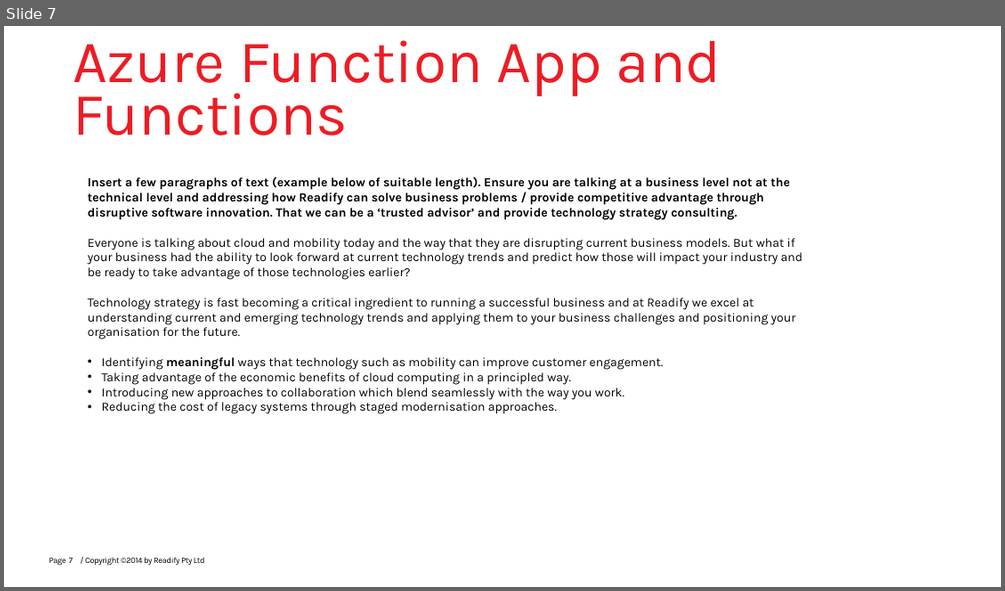
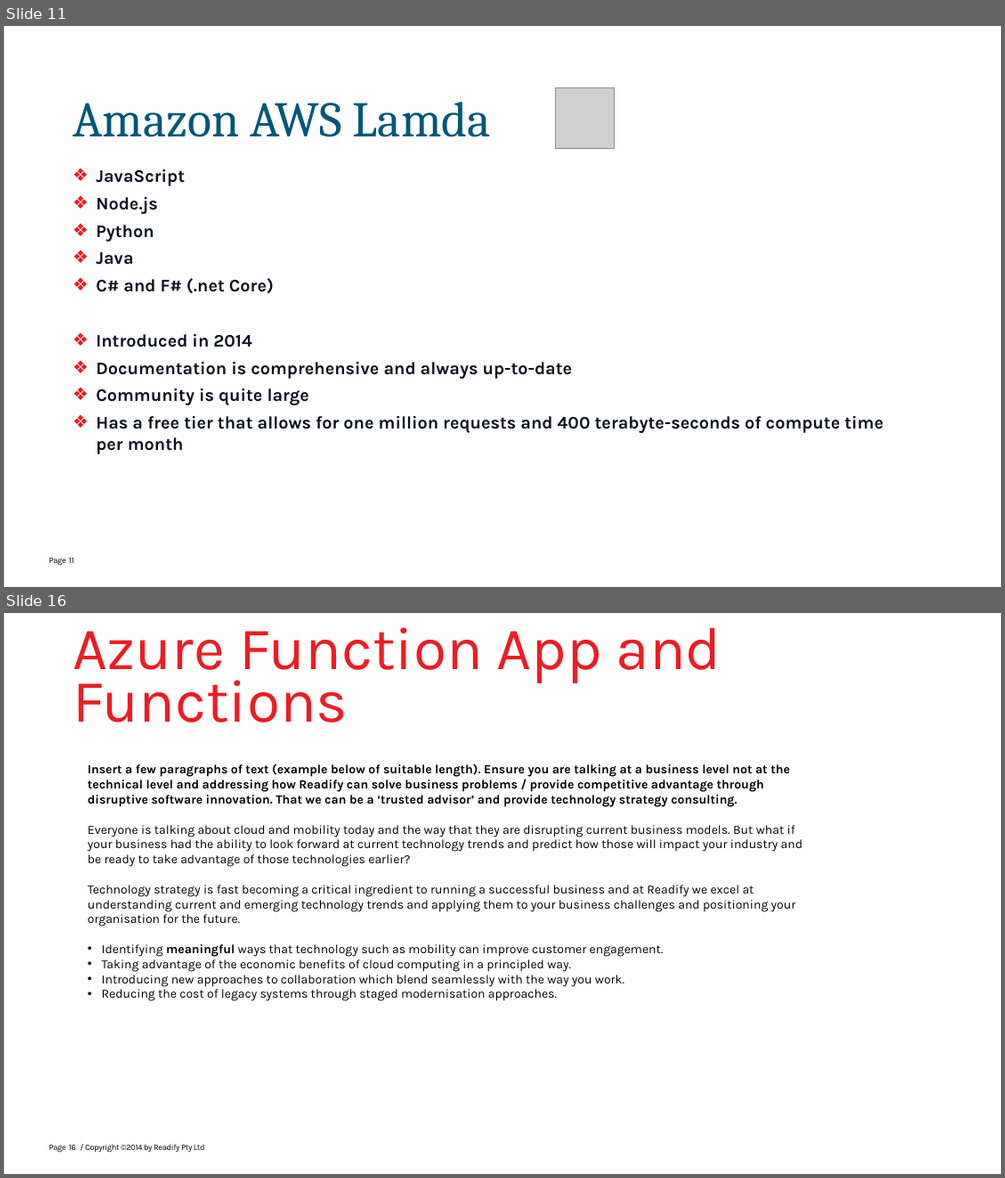
Before and after one commit to mehdikhaleghian/StudyNotes, a slide deck: Azure Functions.pptx. Shown one above the other, each under a label of ours: slide 7 before the commit, slides 11 and 16 after it; the slides between them are not shown. The pictures are 1005x591 and 1005x1178 pixels, drawn with LibreOffice and Linux fonts; fonts in the diff are those of the drawing; grey boxes stand for pictures; background and template pictures are left out. Boxes give left, top, right and bottom in pixels: in the first picture for what was removed or moved away, otherwise in the second. Text is boxed around its words. In the diff, an @@ line names an element or a change of style, - is before the commit and + after.

```diff
--- a/Azure Functions.pptx
+++ b/Azure Functions.pptx
@@ slide 11 added at (4, 26, 1001, 587), background picture (left out); not listed: 1 template element that a slide beside it also shows @@
@@ title added at (73, 102, 491, 137), 48 pt, text #005778 @@
+Amazon AWS Lamda
@@ picture added at (555, 87, 615, 149) @@
@@ text added at (96, 169, 883, 454), 17 pt, text #0B0F21, bold @@
+❖ JavaScript
+❖ Node.js
+❖ Python
+❖ Java
+❖ C# and F# (.net Core)
+❖ Introduced in 2014
+❖ Documentation is comprehensive and always up-to-date
+❖ Community is quite large
+❖ Has a free tier that allows for one million requests and 400 terabyte-seconds of compute time per month
@@ page number added at (69, 557, 74, 563), 8 pt, text #000000 @@
+11
@@ what was slide 7 is now slide 16 @@
@@ page number at (69, 1144, 76, 1150): text changed @@
-7
+16
```
Also in this commit, not shown: 5 slides changed, 10 other slides added, 2 slides removed, 17 other files.
